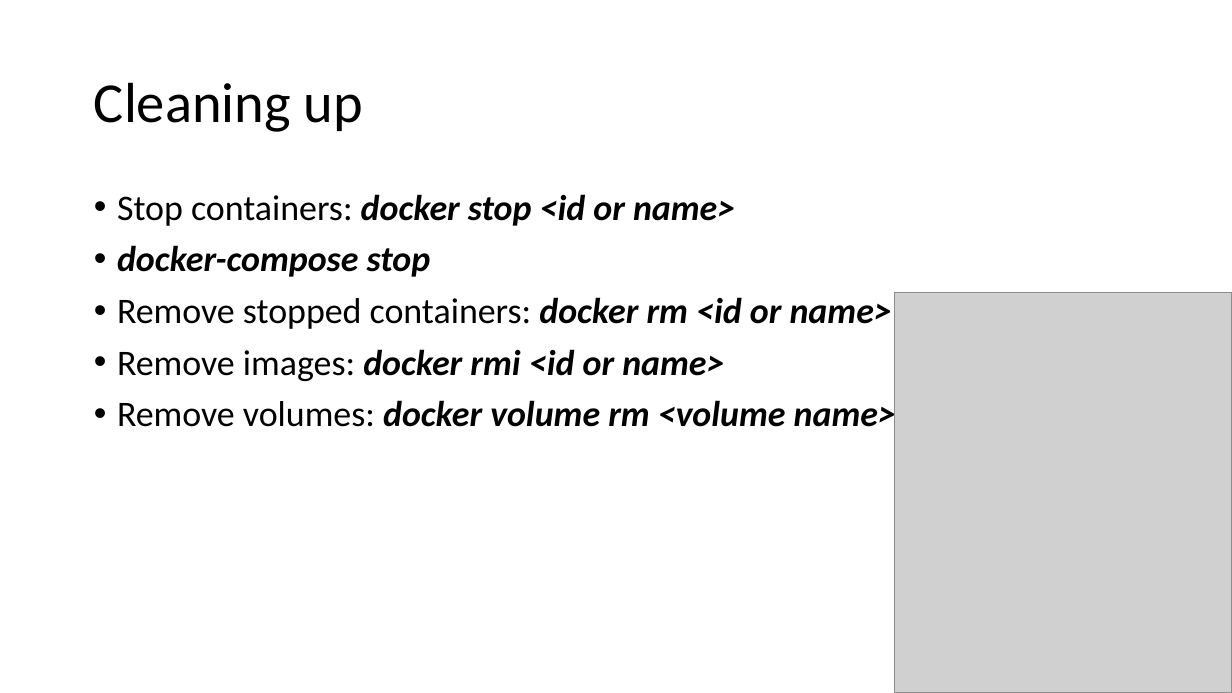
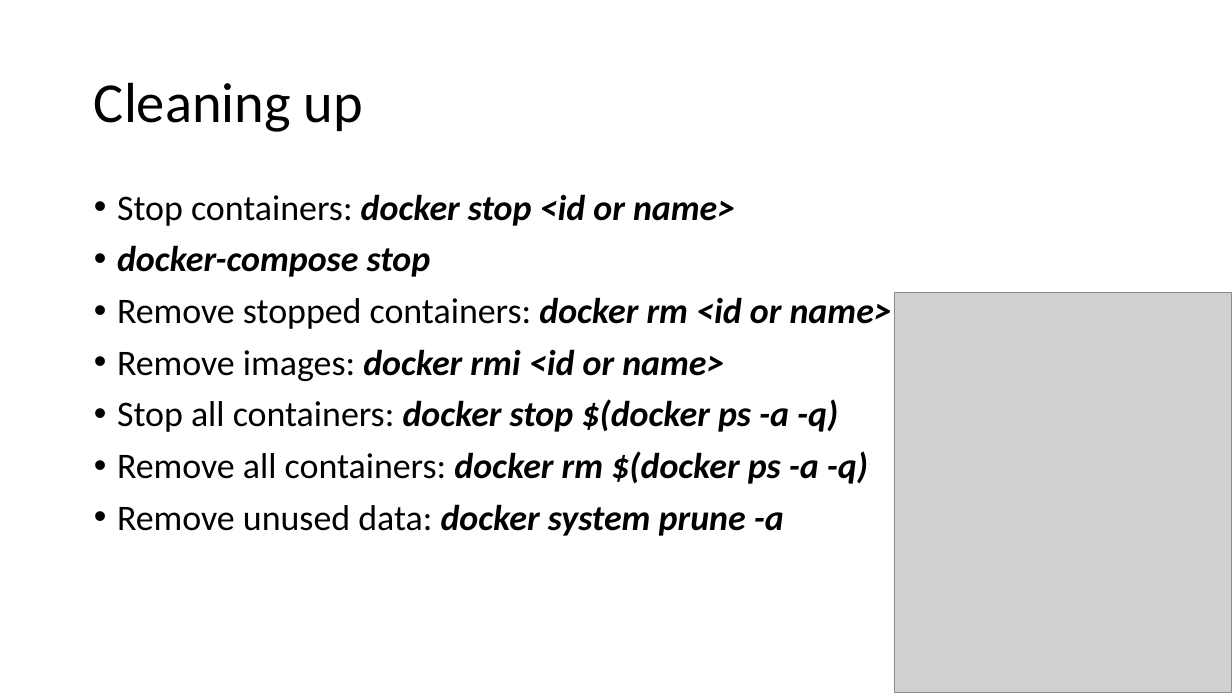
Before and after one commit to pavlosmcg/docker101, a slide deck: slide 21 of Docker 101.pptx. Drawn at 1232x693 pixels with LibreOffice and Linux fonts; fonts in the diff are those of the drawing; grey boxes stand for pictures. Boxes give left, top, right and bottom in pixels: in the first picture for what was removed or moved away, otherwise in the second. Text is boxed around its words. In the diff, an @@ line names an element or a change of style, - is before the commit and + after.

Commit message:
Update presentation

```diff
--- a/Docker 101.pptx
+++ b/Docker 101.pptx
@@ text at box(117, 399, 868, 536): text changed @@
-• Remove volumes: docker volume rm <volume name>
+• Stop all containers: docker stop $(docker ps -a -q)
+• Remove all containers: docker rm $(docker ps -a -q)
+• Remove unused data: docker system prune -a
```
Also in this commit, not shown: 1 other slide changed.
